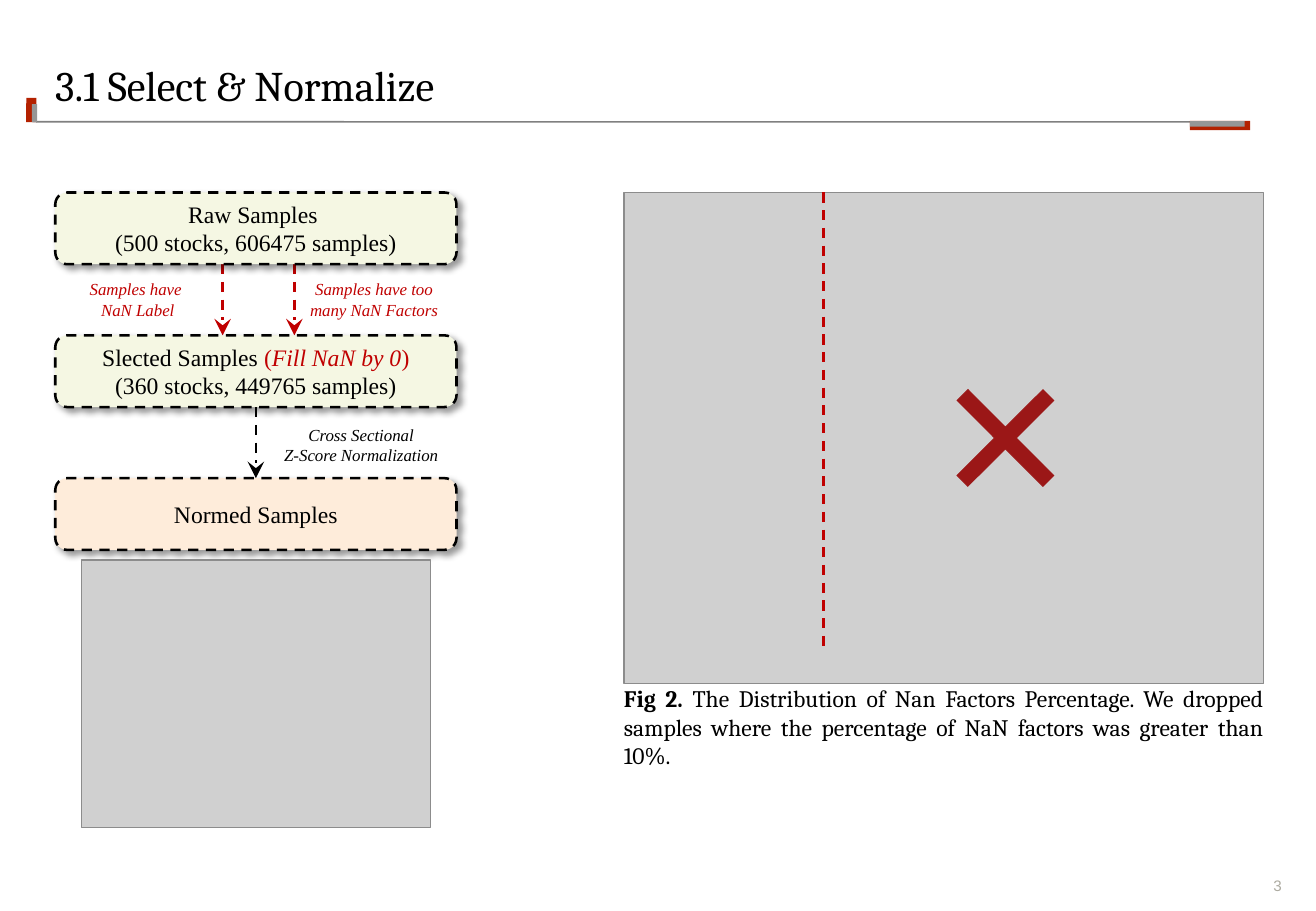
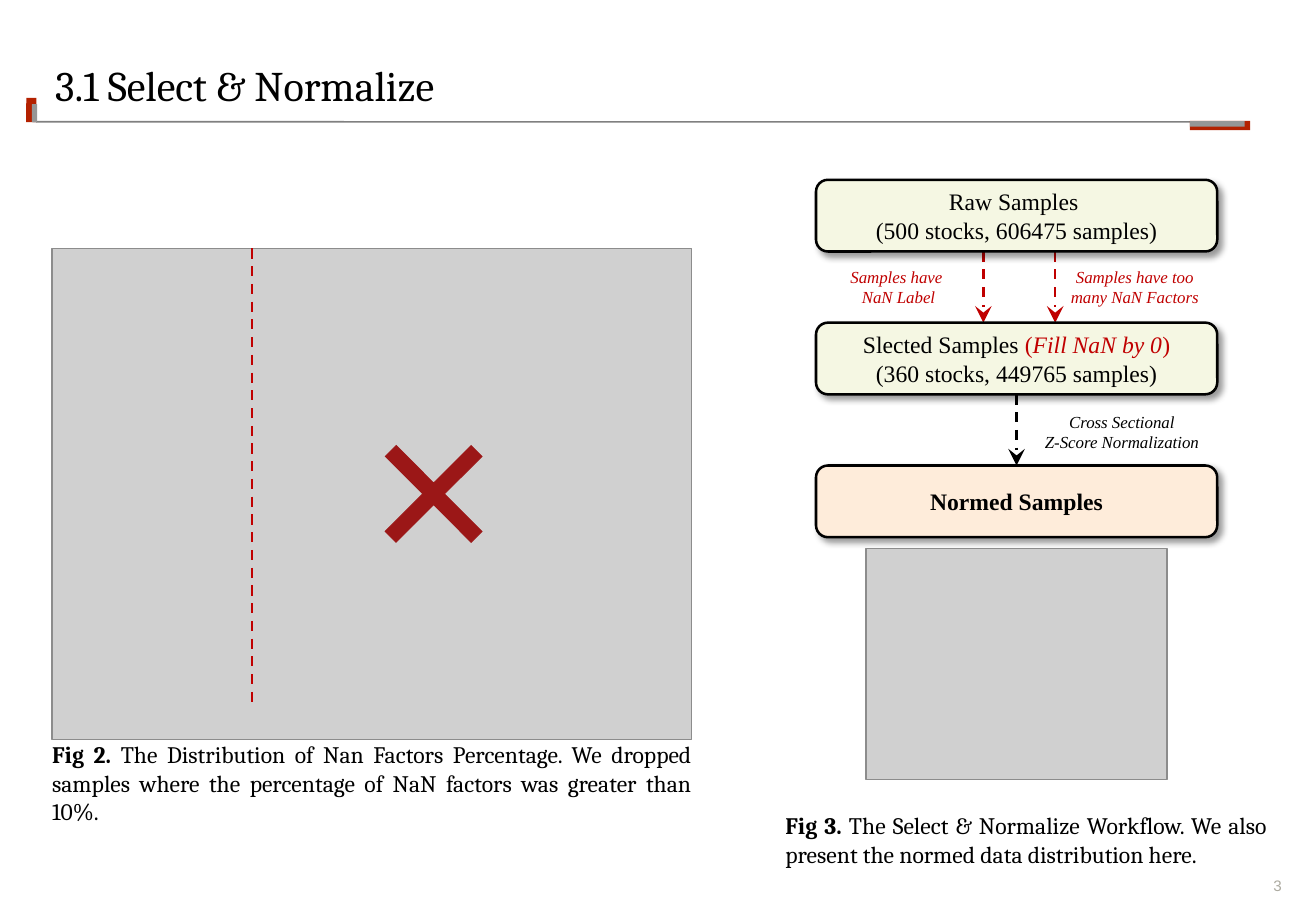
Before and after one commit to KarryRen/Introduction-to-Fintech, a slide deck: slide 3 of Data-Analysis-Project1/Data analysis project 1.pptx. Drawn at 1316x911 pixels with LibreOffice and Linux fonts; fonts in the diff are those of the drawing; grey boxes stand for pictures; background and template pictures are left out. Boxes give left, top, right and bottom in pixels: in the first picture for what was removed or moved away, otherwise in the second. Text is boxed around its words. In the diff, an @@ line names an element or a change of style, - is before the commit and + after.

```diff
--- a/Data-Analysis-Project1/Data analysis project 1.pptx
+++ b/Data-Analysis-Project1/Data analysis project 1.pptx
@@ rounded rectangle "Raw Samples" at (817, 180, 1218, 252): outline #000000 1.5 pt dashed to #000000 1.5 pt @@
@@ picture: place and size @@
-picture at (625, 193, 1265, 684)
+picture at (52, 249, 693, 740)
@@ line moved from (824, 193) - (824, 653) to (252, 249) - (252, 708) @@
@@ 3 texts, 2 rounded rectangles, 2 arrows: place and size @@
-3 texts, 2 rounded rectangles, 2 arrows at (55, 193, 456, 550)
+3 texts, 2 rounded rectangles, 2 arrows at (817, 180, 1218, 537)
@@ rounded rectangle "Slected Samples (Fill NaN by ..." at (817, 323, 1218, 395): outline #000000 1.5 pt dashed to #000000 1.5 pt @@
@@ rounded rectangle "Slected Samples (Fill NaN by ...": place and size @@
-rounded rectangle "Slected Samples (Fill NaN by ..." at (55, 335, 456, 407)
+rounded rectangle "Slected Samples (Fill NaN by ..." at (817, 323, 1218, 395)
@@ plus: place and size @@
-plus at (920, 353, 1092, 525)
+plus at (348, 409, 520, 580)
@@ arrow moved from (256, 407) - (256, 479) to (1017, 395) - (1017, 465) @@
@@ rounded rectangle "Normed Samples" at (817, 465, 1218, 537): bold on; outline #000000 1.5 pt dashed to #000000 1.5 pt @@
@@ picture: place and size @@
-picture at (81, 560, 430, 828)
+picture at (866, 549, 1168, 780)
@@ text "Fig 2. The Distribution of ...": place and size @@
-text "Fig 2. The Distribution of ..." at (624, 690, 1263, 765)
+text "Fig 2. The Distribution of ..." at (52, 746, 691, 821)
@@ text added at (785, 817, 1266, 868), 14 pt, text #000000 @@
+Fig 3. The Select & Normalize Workflow. We also present the normed data distribution here.
```
Also in this commit, not shown: 1 other slide changed, 1 slide added, 4 other files.
